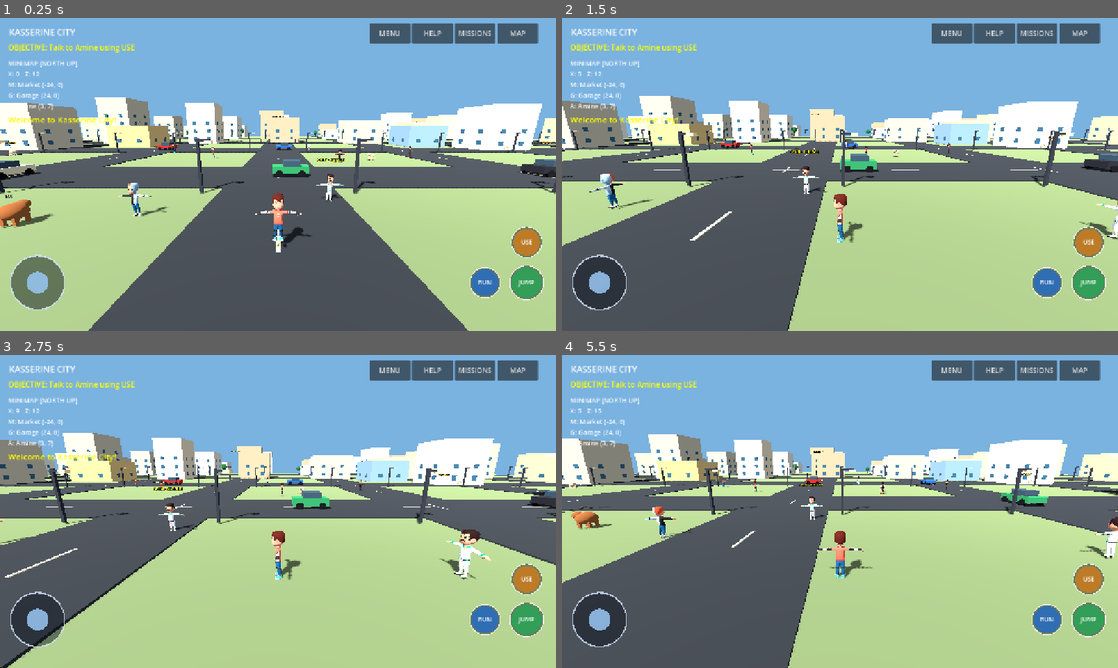
Above: before the commit, frames 1-4 (two rows, left to right).
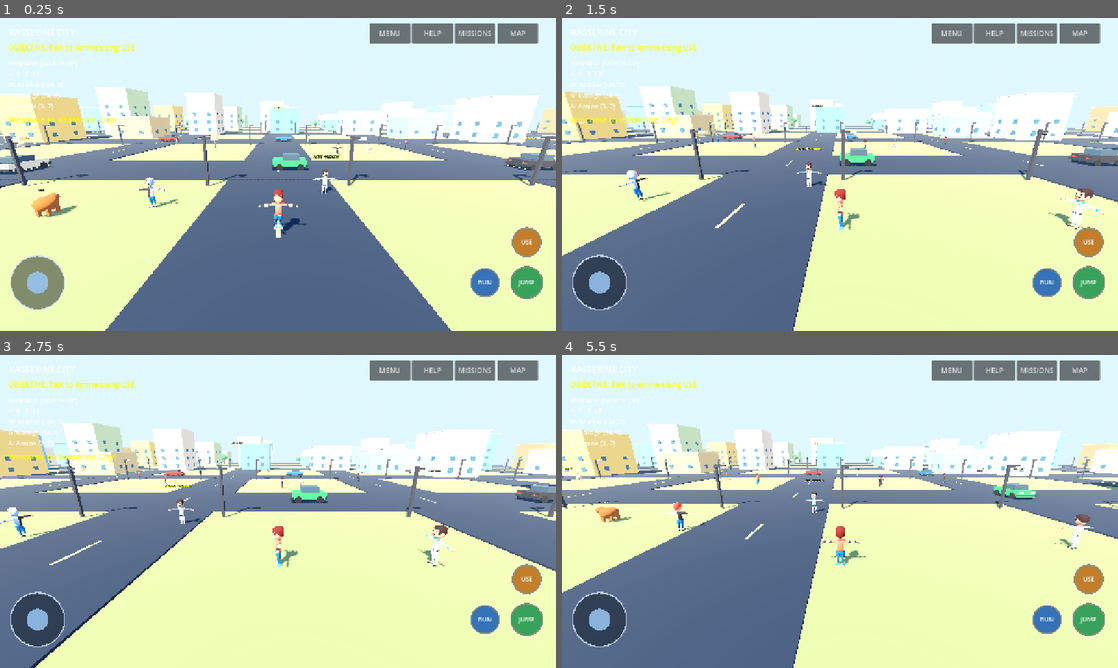
Above: after the commit, the same moments.

Repository: Gass-OS/Kasserine-City
Game: Godot game, scene res://main.tscn
The game is run twice, just before and just after one commit, with the same random seed, the same clock (stepped at 60 frames per second) and the same inputs.
Inputs (mouse positions are in pixels of both pictures, inside the frame that each line leads up to):
- Up to frame 1 (0.25 s): no input
- Up to frame 2 (1.5 s): move the mouse to (962, 158) at 0.52 s; hold D 0.53-1.25 s; click (962, 158) at 0.67 s; tap Space at 0.77 s; drag from (728, 190) to (812, 237) at 1.27 s
- Up to frame 3 (2.75 s): move the mouse to (333, 442) at 2.02 s; hold D from 2.03 s (still down)
- Up to frame 4 (5.5 s): release D at 2.75 s; drag from (812, 574) to (673, 464) at 2.77 s; move the mouse to (1006, 558) at 3.52 s; hold A 3.53-4.25 s; tap Space at 3.77 s; drag from (673, 464) to (756, 433) at 4.27 s; move the mouse to (867, 511) at 5.02 s; hold S from 5.03 s (still down); click (867, 511) at 5.17 s

The runs differ from the first frame. In frame 1, 95% of the frame differs, in the area x 0-100%, y 0-100%; in frame 2, 95%; in frame 3, 95%; in frame 4, 95%.

Commit message:
Add colourful arcade visual direction

Diff:
--- a/scripts/player.gd
+++ b/scripts/player.gd
@@ -6,7 +6,7 @@
 var look_sensitivity := 0.008
 
 var yaw := 0.0
-var pitch := -0.22
+var pitch := -0.27
 var move_touch := -1
 var look_touch := -1
 var jump_touch := -1
@@ -83,8 +83,9 @@
     add_child(camera_pivot)
 
     camera = Camera3D.new()
-    camera.position = Vector3(0, 2.4, 6.5)
+    camera.position = Vector3(0, 3.0, 7.6)
     camera.rotation.x = pitch
+    camera.fov = 75.0
     camera.current = true
     camera_pivot.add_child(camera)
 
--- a/scripts/world.gd
+++ b/scripts/world.gd
@@ -19,12 +19,29 @@
     add_child(gameplay)
 
 func _create_environment():
+    # Bright, warm arcade-art direction: clear Mediterranean sky and soft distance haze.
     var env = Environment.new()
-    env.background_mode = Environment.BG_COLOR
-    env.background_color = Color(0.48, 0.70, 0.88)
+    env.background_mode = Environment.BG_SKY
+    var sky = Sky.new()
+    var sky_material = ProceduralSkyMaterial.new()
+    sky_material.sky_top_color = Color(0.12, 0.48, 0.88)
+    sky_material.sky_horizon_color = Color(0.72, 0.86, 0.98)
+    sky_material.ground_bottom_color = Color(0.42, 0.31, 0.22)
+    sky_material.ground_horizon_color = Color(0.78, 0.72, 0.58)
+    sky_material.sun_angle_max = 24.0
+    sky.sky_material = sky_material
+    env.sky = sky
     env.ambient_light_source = Environment.AMBIENT_SOURCE_COLOR
-    env.ambient_light_color = Color(0.78, 0.82, 0.9)
-    env.ambient_light_energy = 0.8
+    env.ambient_light_color = Color(0.78, 0.84, 1.0)
+    env.ambient_light_energy = 0.95
+    env.tonemap_mode = Environment.TONE_MAPPER_FILMIC
+    env.adjustment_enabled = true
+    env.adjustment_brightness = 1.03
+    env.adjustment_contrast = 1.08
+    env.adjustment_saturation = 1.22
+    env.fog_enabled = true
+    env.fog_light_color = Color(0.72, 0.82, 0.91)
+    env.fog_density = 0.0012
 
     var world = WorldEnvironment.new()
     world.environment = env
@@ -32,7 +49,8 @@
 
     var sun = DirectionalLight3D.new()
     sun.rotation_degrees = Vector3(-48, -32, 0)
-    sun.light_energy = 1.2
+    sun.light_color = Color(1.0, 0.86, 0.68)
+    sun.light_energy = 1.35
     sun.shadow_enabled = true
     add_child(sun)
 
@@ -43,6 +61,9 @@
     mesh_instance.mesh = mesh
     var material = StandardMaterial3D.new()
     material.albedo_color = color
+    material.roughness = 0.88
+    material.metallic = 0.0
+    material.specular = 0.22
     mesh_instance.material_override = material
     mesh_instance.position = pos
     parent.add_child(mesh_instance)
@@ -60,8 +81,8 @@
 func _create_city():
     _box(self, Vector3(220, 1, 220), Vector3(0, -0.55, 0), Color(0.42, 0.48, 0.31), true)
 
-    var road = Color(0.16, 0.17, 0.18)
-    var line = Color(0.92, 0.83, 0.55)
+    var road = Color(0.105, 0.13, 0.18)
+    var line = Color(1.0, 0.86, 0.42)
 
     for i in range(-4, 5):
         var p = float(i) * 24.0
@@ -73,12 +94,15 @@
 
     var rng = RandomNumberGenerator.new()
     rng.seed = 302610
+    # Saturated but sun-washed colours: terracotta, mint, lemon, turquoise and cream.
     var palette = [
-        Color(0.79, 0.70, 0.55),
-        Color(0.86, 0.79, 0.65),
-        Color(0.72, 0.68, 0.57),
-        Color(0.83, 0.82, 0.74),
-        Color(0.68, 0.59, 0.46)
+        Color(0.91, 0.48, 0.31),
+        Color(0.94, 0.76, 0.36),
+        Color(0.36, 0.72, 0.69),
+        Color(0.43, 0.65, 0.88),
+        Color(0.91, 0.82, 0.66),
+        Color(0.76, 0.65, 0.83),
+        Color(0.77, 0.82, 0.55)
     ]
 
     for x in range(-4, 5):
@@ -90,7 +114,11 @@
             var w = rng.randf_range(7.0, 11.0)
             var d = rng.randf_range(7.0, 11.0)
             var h = rng.randf_range(4.0, 13.0)
-            _box(self, Vector3(w, h, d), Vector3(cx, h / 2.0, cz), palette[rng.randi_range(0, palette.size() - 1)], true)
+            var building_color: Color = palette[rng.randi_range(0, palette.size() - 1)]
+            _box(self, Vector3(w, h, d), Vector3(cx, h / 2.0, cz), building_color, true)
+            # Thin sunlit roof rim gives simple geometry a deliberate toy-like silhouette.
+            _box(self, Vector3(w + 0.32, 0.22, d + 0.32),
+                Vector3(cx, h + 0.11, cz), building_color.lightened(0.16))
             _add_windows(cx, cz, w, d, h)
 
     var sign = Label3D.new()
@@ -267,10 +295,22 @@
     crown.mesh = crown_mesh
     crown.position.y = 3.0
     var foliage = StandardMaterial3D.new()
-    foliage.albedo_color = Color(0.12, 0.35, 0.16)
+    foliage.albedo_color = Color(0.16, 0.48, 0.22)
     foliage.roughness = 1.0
     crown.material_override = foliage
     tree.add_child(crown)
+
+    # Three overlapping crowns make a fuller, playful low-poly canopy.
+    for offset in [Vector3(-0.72, 2.72, 0.12), Vector3(0.68, 2.82, 0.08),
+            Vector3(0.0, 3.55, -0.08)]:
+        var leaf = MeshInstance3D.new()
+        var leaf_mesh = SphereMesh.new()
+        leaf_mesh.radius = 0.82
+        leaf_mesh.height = 1.55
+        leaf.mesh = leaf_mesh
+        leaf.position = offset
+        leaf.material_override = foliage
+        tree.add_child(leaf)
 
 func _add_windows(cx: float, cz: float, w: float, d: float, h: float):
     var glass = Color(0.18, 0.34, 0.42)
@@ -336,6 +376,15 @@
     _box(car, Vector3(1.8, 0.62, 3.2), Vector3(0, 0.65, 0), paint)
     _box(car, Vector3(1.38, 0.62, 1.55), Vector3(0, 1.15, -0.12),
         Color(0.18, 0.25, 0.29))
+    _box(car, Vector3(1.92, 0.16, 0.22), Vector3(0, 0.48, -1.58),
+        Color(0.10, 0.11, 0.14))
+    _box(car, Vector3(1.92, 0.16, 0.22), Vector3(0, 0.48, 1.58),
+        Color(0.10, 0.11, 0.14))
+    for side in [-1.0, 1.0]:
+        _box(car, Vector3(0.34, 0.20, 0.08),
+            Vector3(side * 0.58, 0.78, -1.63), Color(1.0, 0.91, 0.58))
+        _box(car, Vector3(0.30, 0.16, 0.08),
+            Vector3(side * 0.62, 0.70, 1.63), Color(0.95, 0.16, 0.10))
 
     for side in [-1.0, 1.0]:
         for end in [-1.0, 1.0]:
@@ -385,6 +434,8 @@
 func _create_landmark_building(title: String, pos: Vector3,
         size: Vector3, color: Color):
     _box(self, size, pos + Vector3(0, size.y * 0.5, 0), color, true)
+    _box(self, Vector3(size.x + 0.35, 0.24, size.z + 0.35),
+        pos + Vector3(0, size.y + 0.12, 0), color.lightened(0.18))
     _add_windows(pos.x, pos.z, size.x, size.z, size.y)
 
     var sign := Label3D.new()
